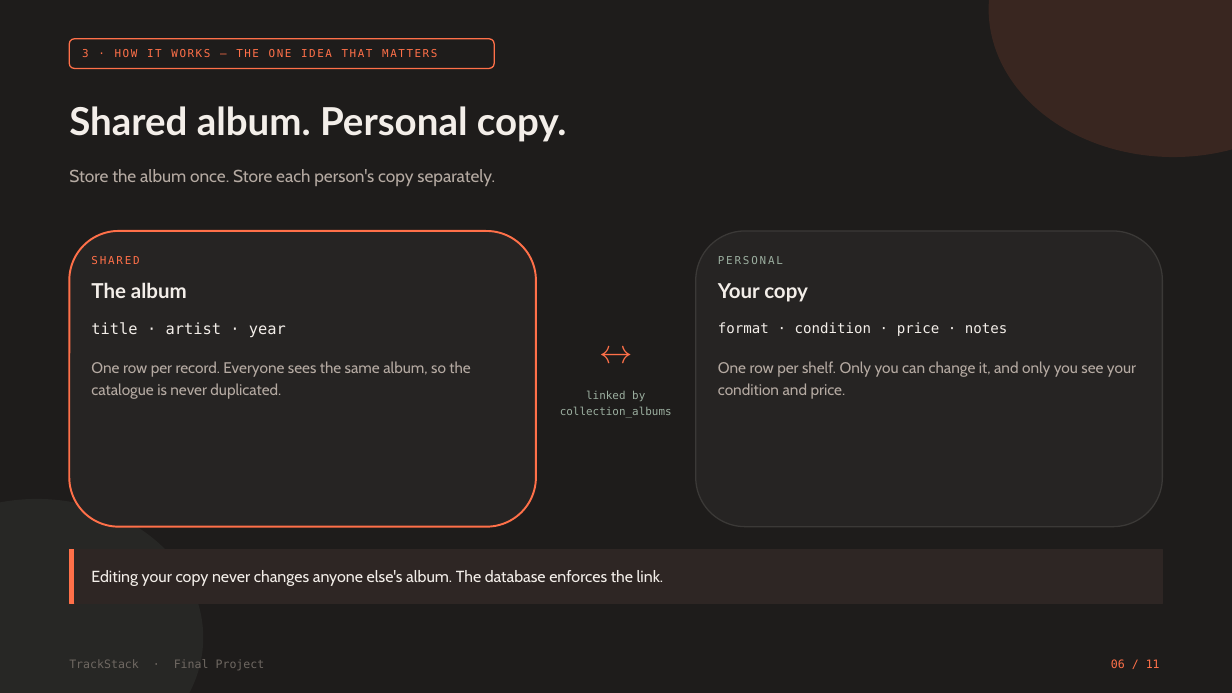
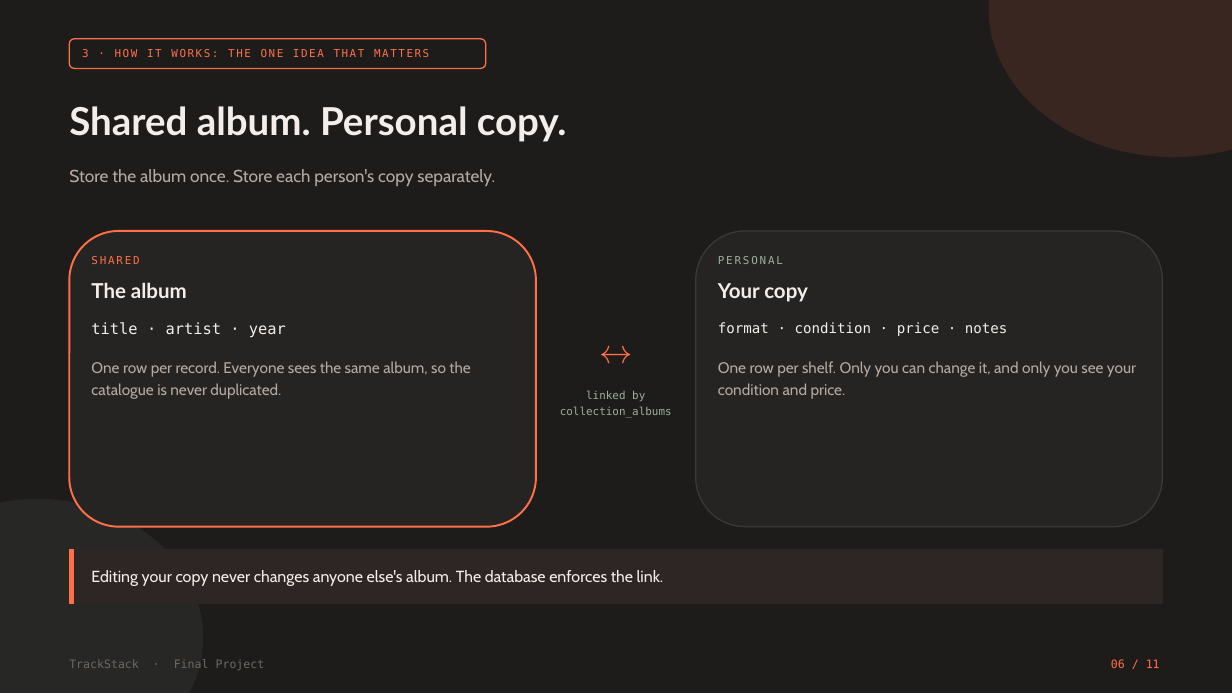
Before and after one commit to josephgreville/trackstack-v2, a slide deck: slide 6 of docs/presentation/TrackStack-Presentation.pptx. Drawn at 1232x693 pixels with LibreOffice and Linux fonts; fonts in the diff are those of the drawing. Boxes give left, top, right and bottom in pixels: in the first picture for what was removed or moved away, otherwise in the second. Text is boxed around its words. In the diff, an @@ line names an element or a change of style, - is before the commit and + after.

```diff
--- a/docs/presentation/TrackStack-Presentation.pptx
+++ b/docs/presentation/TrackStack-Presentation.pptx
@@ rounded rectangle resized from (x1=69, y1=39, x2=494, y2=68) to (x1=69, y1=39, x2=486, y2=68) @@
@@ text at (x1=82, y1=49, x2=429, y2=57): text changed @@
-3 · HOW IT WORKS — THE ONE IDEA THAT MATTERS
+3 · HOW IT WORKS: THE ONE IDEA THAT MATTERS
```
Also in this commit, not shown: 10 other slides changed, 19 other files.
